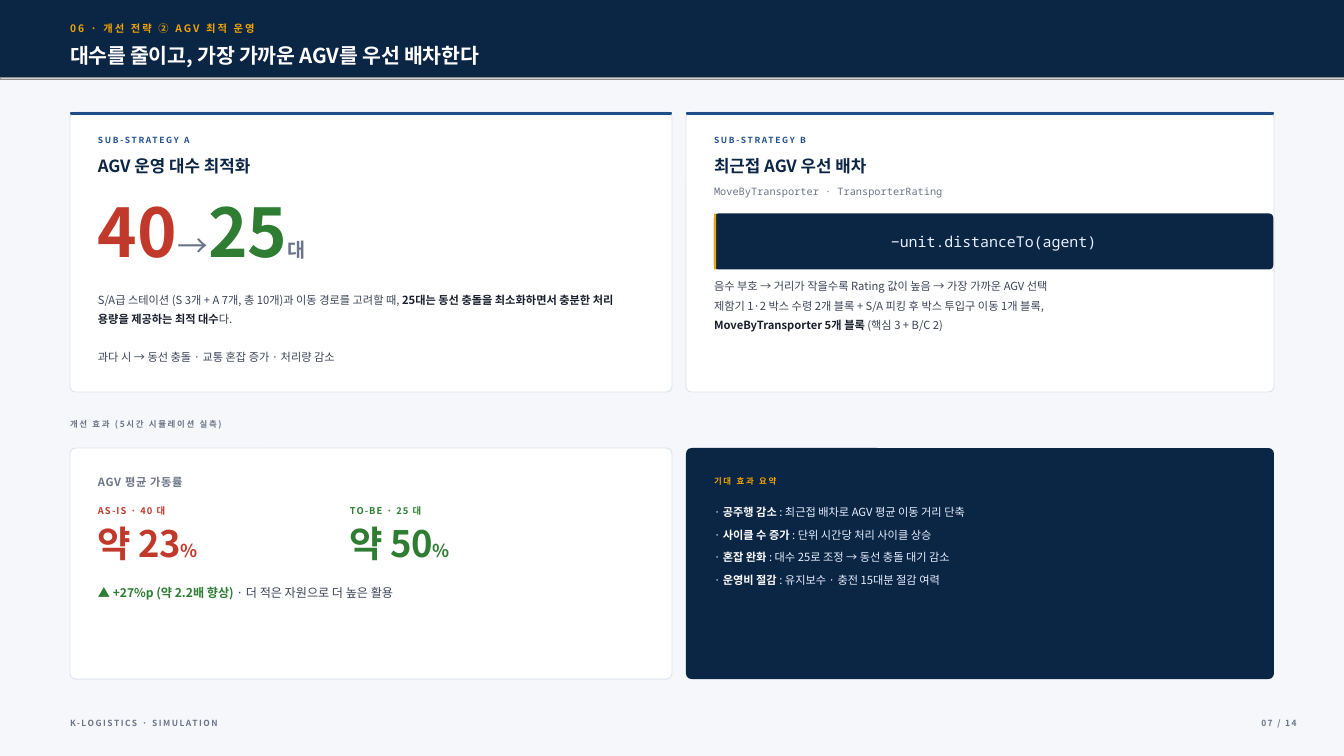
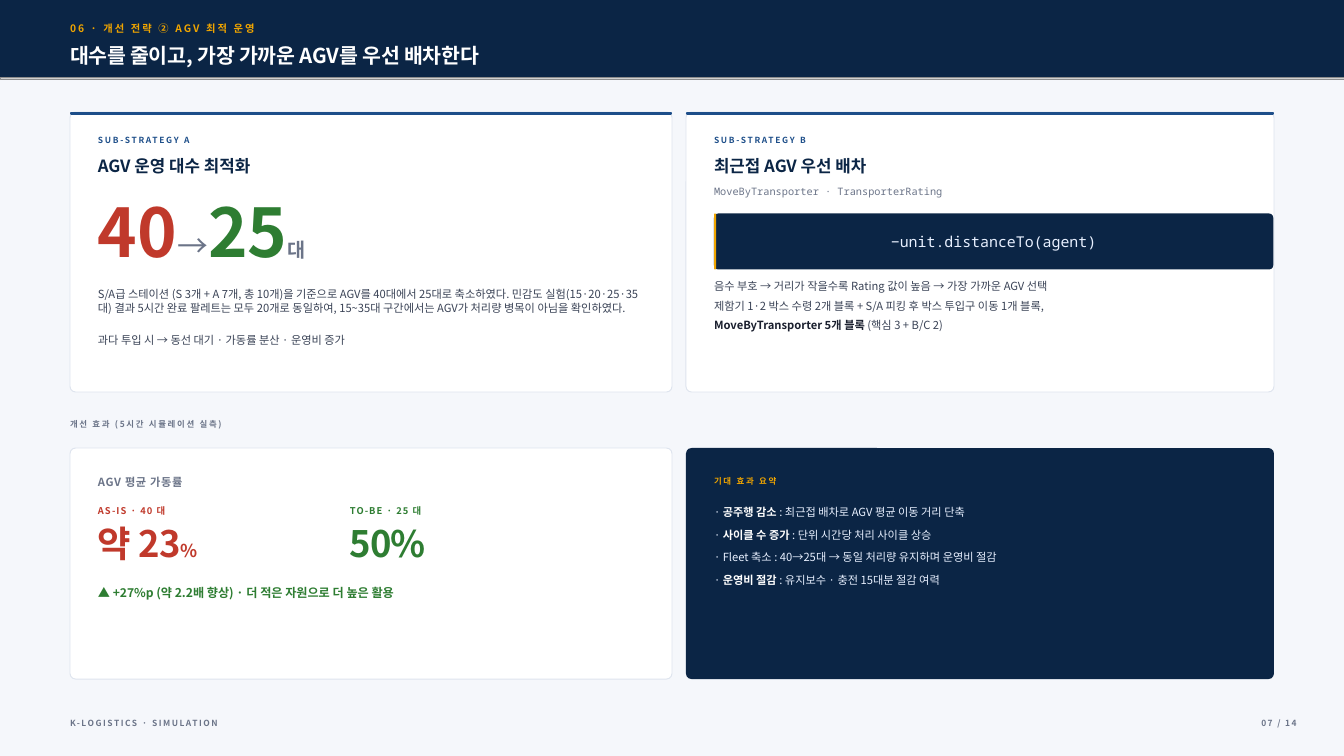
Before and after one commit to cholin3721/simulation_contest2, a slide deck: slide 7 of 피킹_프로세스_효율화_및_생산성_극대화_20260709235709.pptx. Drawn at 1344x756 pixels with LibreOffice and Linux fonts; fonts in the diff are those of the drawing; grey boxes stand for pictures. Boxes give left, top, right and bottom in pixels: in the first picture for what was removed or moved away, otherwise in the second. Text is boxed around its words. In the diff, an @@ line names an element or a change of style, - is before the commit and + after.

Commit message:
문제_수정.pdf 기준 전 산출물 정합성 검증 및 실측값 반영
- 91.7% S/A 비율: 빈 주문→S급 규칙 반영 이론값 91.6%와 일치함을 검증·재서술
- 개선①(제함기 부하 분산) 실측 기준 정직 서술 (제함기2 0%→4.8%, 병목은 하류)
- 재현 실측값 확정: 25대 기준 20팔레트/640박스/4.0hr/3:60, AGV 50%
- 민감도 4수준 실측: 15대 60.0% / 20대 50.0% / 25대 50.0% / 35대 34.3%
- 오탈자·문서 버그 수정 (AS-OS, 표5 단위, 매뉴얼 반복 출력 등)
- 봉함기 라우팅 가정 보고서 1.1절에 문서화
- 모델 결과 패널 텍스트 흰색→검정 (가동률 수치 표시 버그 수정)
- Q&A 보강 (Q2 재작성, Q12-1 신설: 15대 이상 처리량 동일 원인)
- 임시 스크립트·로그 정리, PDF 3종 최신 재출력

```diff
--- a/피킹_프로세스_효율화_및_생산성_극대화_20260709235709.pptx
+++ b/피킹_프로세스_효율화_및_생산성_극대화_20260709235709.pptx
@@ text at box(98, 288, 638, 345): text changed @@
-S/A급 스테이션 (S 3개 + A 7개, 총 10개)과 이동 경로를 고려할 때, 25대는 동선 충돌을 최소화하면서 충분한 처리 용량을 제공하는 최적 대수다.
-과다 시 → 동선 충돌 · 교통 혼잡 증가 · 처리량 감소
+S/A급 스테이션 (S 3개 + A 7개, 총 10개)을 기준으로 AGV를 40대에서 25대로 축소하였다. 민감도 실험(15·20·25·35대) 결과 5시간 완료 팔레트는 모두 20개로 동일하여, 15~35대 구간에서는 AGV가 처리량 병목이 아님을 확인하였다.
+과다 투입 시 → 동선 대기 · 가동률 분산 · 운영비 증가
@@ text at box(350, 529, 426, 558): text changed @@
-약 50%
+50%
@@ text at box(723, 551, 997, 562): text changed @@
-· 혼잡 완화 : 대수 25로 조정 → 동선 충돌 대기 감소
+· Fleet 축소 : 40→25대 → 동일 처리량 유지하며 운영비 절감
@@ text "▲ +27%p (약 2.2배 향상) ..." at box(113, 586, 394, 600): text colour #3A4356 to #2E7D32, bold on in "· 더 적은 자원으로 더 높은 활용" @@
```
Also in this commit, not shown: 10 other slides changed, 38 other files.
